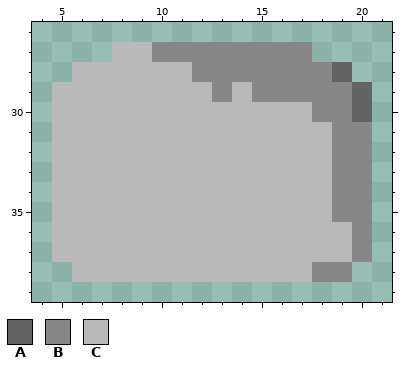
Edited in one commit: pixel-art sprite (assets/character/nocolor/body.png). The picture above was drawn from the file before the commit.
The file is 78x132 pixels, drawn in blocks of 3x3; one block is one cell here. Shown: x 4..21, y 26..39.
Palette (. is transparent): A #636363  B #878787  C #b9b9b9
Pixels before, first column x 5:
27 ...CCBBBBBBBB...
28 .CCCCCCBBBBBBBA.
29 CCCCCCCCBCBBBBBA
30 CCCCCCCCCCCCCBBA
31 CCCCCCCCCCCCCCBB
32 CCCCCCCCCCCCCCBB
33 CCCCCCCCCCCCCCBB
34 CCCCCCCCCCCCCCBB
35 CCCCCCCCCCCCCCBB
36 CCCCCCCCCCCCCCCB
37 CCCCCCCCCCCCCCCB
38 .CCCCCCCCCCCCBB.
Now the later version:
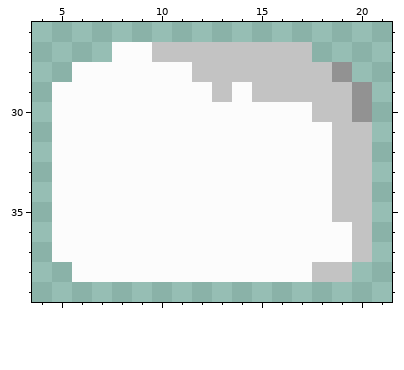
Change:
Colour A changes from #636363 to #929292.
Colour B changes from #878787 to #c3c3c3.
Colour C changes from #b9b9b9 to #fcfcfc.
Boxes around the changes in both pictures, in picture pixels (x1, y1, x2, y2):
changed: (52, 42, 372, 282)
